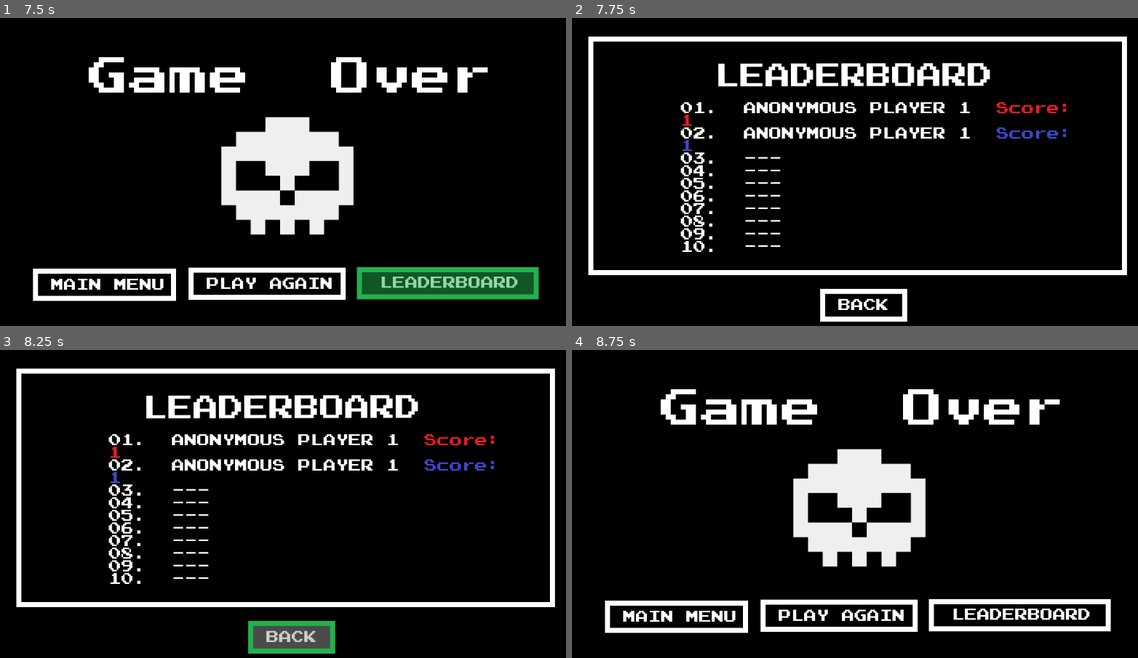
Above: before the commit, frames 1-4 (two rows, left to right).
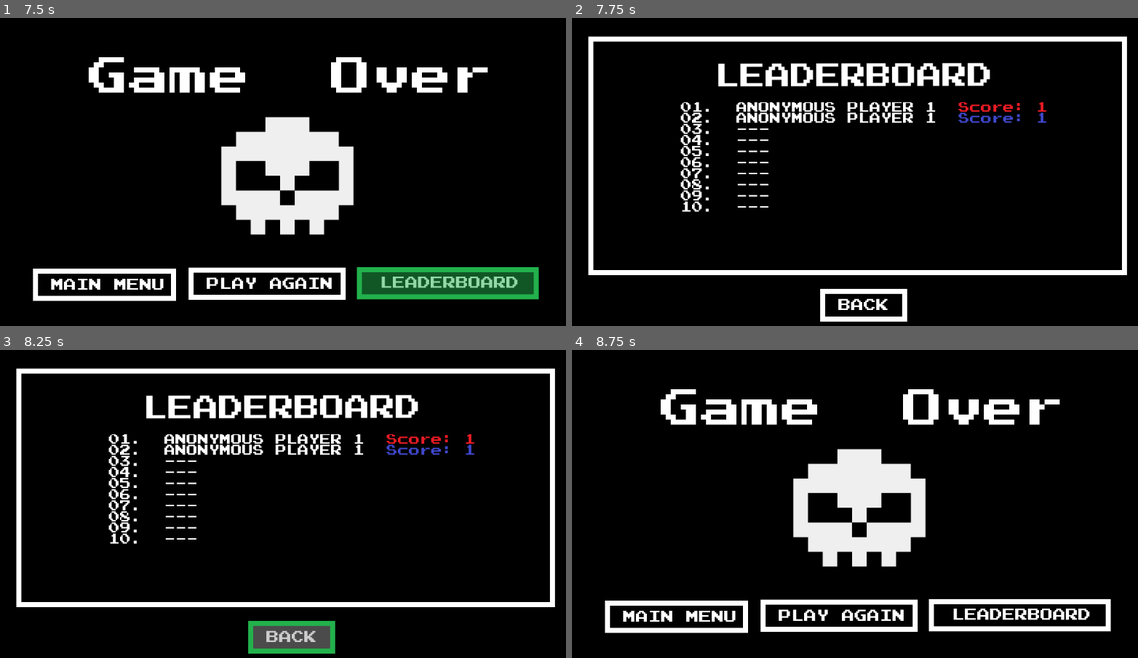
Above: after the commit, the same moments.

Repository: kwrightsk/game-jam-january-2026
Game: Godot game, scene res://Scenes/title_screen.tscn
Same seed, same stepped clock (60 frames per second), same inputs: the game is played once before the commit and once after it.
Inputs (mouse positions are in pixels of both pictures, inside the frame that each line leads up to):
- Up to frame 1 (7.5 s): click (362, 199) at 0.52 s; type "Alex" at 0.6 s; click "CREDITS" at 1.25 s; click "BACK" at 2 s; click "PLAY" at 2.75 s; move the mouse to (288, 88) at 3.52 s; press the mouse at (288, 88) at 3.53 s; tap Enter at 4.25 s; move the mouse to (84, 178) at 4.27 s; release the mouse at (84, 178) at 4.28 s; tap C at 4.35 s; click (84, 178) at 4.42 s; click "MAIN MENU" at 5 s; click "PLAY" at 5.75 s; move the mouse to (249, 208) at 6.52 s; press the mouse at (249, 208) at 6.53 s; release the mouse at (249, 208) at 7.25 s; click "LEADERBOARD" at 7.25 s
- Up to frame 2 (7.75 s): no input
- Up to frame 3 (8.25 s): click "BACK" at 8 s
- Up to frame 4 (8.75 s): no input

Frame 1 is identical in both runs. In frame 2, 5.0% of the frame differs, in the area x 19-88%, y 27-76%; in frame 3, 5.0%; in frame 4, nothing differs.

Commit message:
more music

Diff:
--- a/Scenes/credits.tscn
+++ b/Scenes/credits.tscn
@@ -233,6 +233,7 @@
 
 [node name="Panel2" type="Panel" parent="BackButton"]
 visible = false
+layout_mode = 0
 offset_top = -3.0
 offset_right = 172.0
 offset_bottom = 62.0
--- a/Scenes/leaderboard_screen.tscn
+++ b/Scenes/leaderboard_screen.tscn
@@ -124,7 +124,7 @@
 offset_right = 1046.0
 offset_bottom = 488.0
 theme_override_fonts/normal_font = ExtResource("1_3o3f0")
-theme_override_font_sizes/normal_font_size = 25
+theme_override_font_sizes/normal_font_size = 22
 
 [node name="Title" type="Label" parent="CanvasLayer"]
 anchors_preset = 10
--- a/Scenes/title_screen.tscn
+++ b/Scenes/title_screen.tscn
@@ -364,7 +364,7 @@
 autoplay = true
 parameters/looping = true
 
-[node name="AudioStreamPlayer2D" type="AudioStreamPlayer2D" parent="."]
+[node name="AudioStreamPlayer2D2" type="AudioStreamPlayer2D" parent="."]
 position = Vector2(572, 347)
 stream = ExtResource("8_a7vwq")
 autoplay = true
Not shown: 1 places in Scenes/click_colour.tscn that only renumber resources
Not shown: 1 places in Scenes/game-over-screen.tscn that only renumber resources
Not shown: 1 places in Scenes/interactable_colour.tscn that only renumber resources
Not shown: 2 places in Scenes/leaderboard_screen.tscn that only renumber resources
Not shown: 2 places in Scenes/main_level.tscn that only renumber resources
Not shown: 1 places in Scenes/simon_says_level.tscn that only renumber resources
Not shown: 1 places in Scenes/simon_says_pixel.tscn that only renumber resources
Not shown: 1 places in Scenes/title_screen.tscn that only renumber resources
Not shown: 1 places in game-over-screen.tscn that only renumber resources
Not shown: 1 places in main_level.tscn that only renumber resources
Not shown: 1 places in rootMainScene.tscn that only renumber resources
